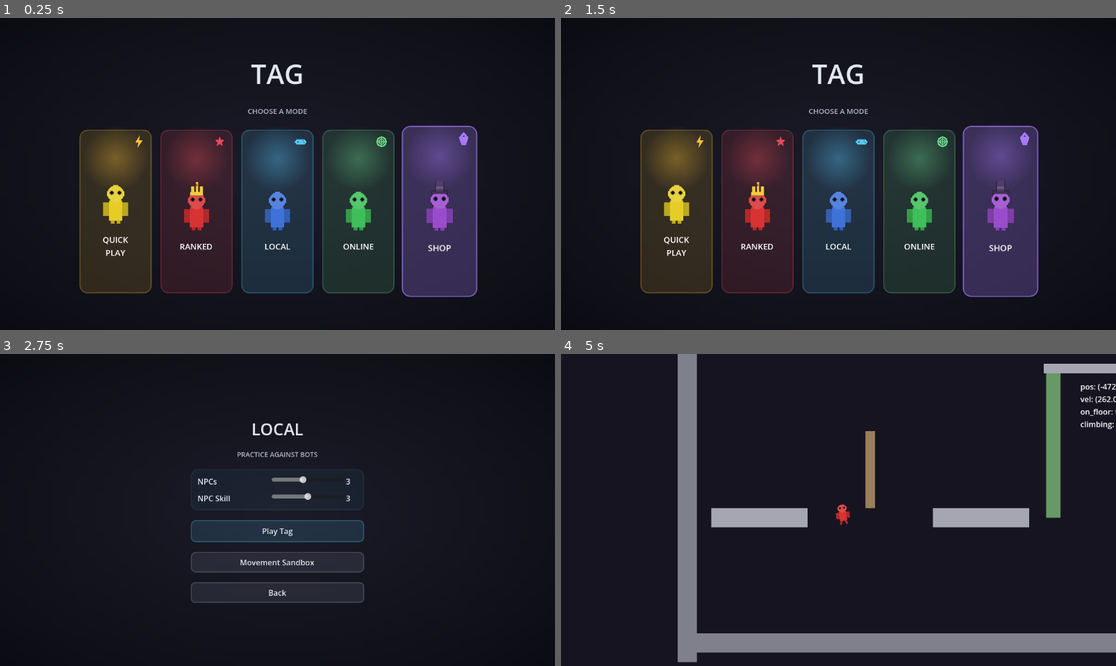
Above: before the commit, frames 1-4 (two rows, left to right).
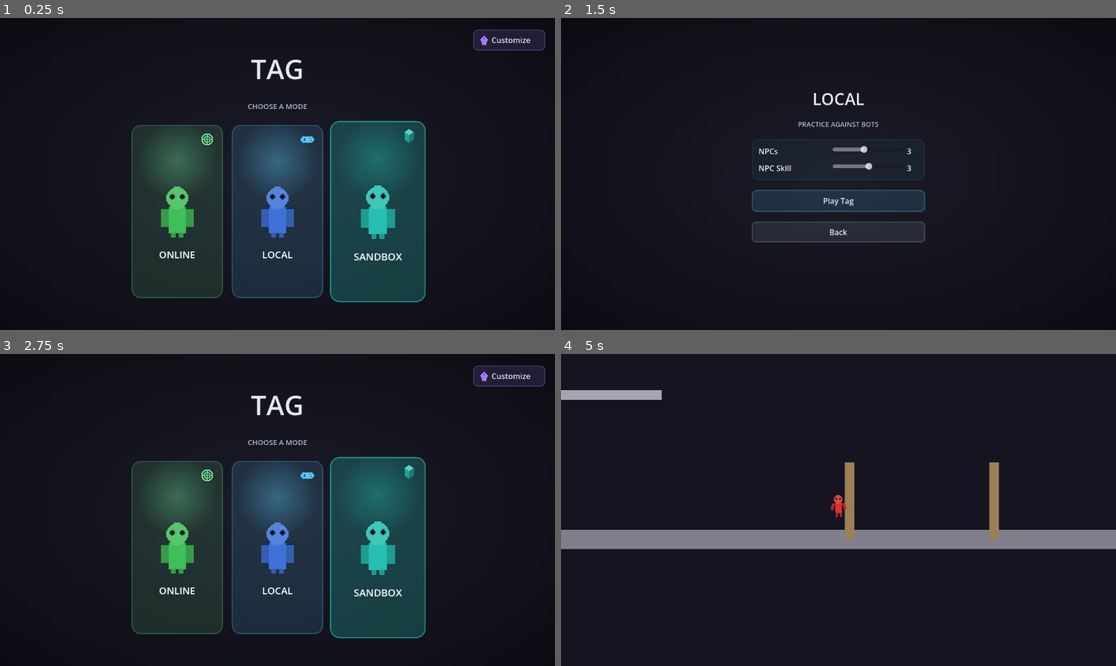
Above: after the commit, the same moments.

Repository: SumDumIdiut/tag
Game: Godot game, scene res://main/bootstrap.tscn
Two runs of this game, one before a commit and one after it. Both use one fixed random seed, a clock stepped at 60 frames per second and the inputs below.
Inputs (mouse positions are in pixels of both pictures, inside the frame that each line leads up to):
- Up to frame 1 (0.25 s): no input
- Up to frame 2 (1.5 s): click (677, 211) at 0.52 s; click (838, 227) at 1.25 s, where only the run before the commit has a clickable "Cancel"
- Up to frame 3 (2.75 s): click (277, 569) at 2 s, where only the run after the commit has a clickable "Back"
- Up to frame 4 (5 s): click (838, 563) at 2.75 s, where only the run before the commit has a clickable "Movement Sandbox"; click (838, 538) at 3.5 s, where only the run after the commit has a clickable "Play Tag"; move the mouse to (960, 494) at 4.27 s; hold D (move_right) from 4.28 s (still down); hold K (climb) from 4.28 s (still down); click (960, 494) at 4.42 s; tap Space (jump) at 4.52 s

The runs differ from the first frame. In frame 1, 28% of the frame differs, in the area x 14-99%, y 3-92%; in frame 2, 32%, in the area x 14-87%, y 14-90%; in frame 3, 25%; in frame 4, 20%.

Commit message:
Widen hitbox to cover head/arms and redesign menu flow around 3 modes
The capsule collider only covered the torso (x:+-10, y:-16..16),
missing the head entirely (extends to y=-31) and the arm tips
(x:+-13) -- swapped for a RectangleShape2D sized to the real visual
silhouette (26x47), keeping the same bottom edge so ground/floor
detection is unaffected.

Main menu is now three destinations -- Online, Local, Sandbox --
instead of five flat, unrelated ones. Quick Play and Ranked (each
still keeping their own identity color) plus Browse/Host/Direct
Connect all move one level down into an expanded Online hub; Sandbox
(movement_test.tscn) is promoted out of Local's menu to stand on its
own; Shop moves to a small persistent corner button since "customize
your character" isn't itself a mode to pick. Every screen that used to
jump straight back to the top-level main menu on cancel/leave/
disconnect now returns one level up to Online instead, matching where
it's actually reached from (host_setup/server_browser/
multiplayer_connect already did this correctly).

Diff:
--- a/game/main/lobby_browser.gd
+++ b/game/main/lobby_browser.gd
@@ -46,7 +46,7 @@
 
 func _on_disconnect_pressed() -> void:
 	NetworkManager.disconnect_from_server()
-	get_tree().change_scene_to_file("res://main/main_menu.tscn")
+	get_tree().change_scene_to_file("res://main/online_menu.tscn")
 
 func _on_disconnected() -> void:
-	get_tree().change_scene_to_file("res://main/main_menu.tscn")
+	get_tree().change_scene_to_file("res://main/online_menu.tscn")
--- a/game/main/lobby_room.gd
+++ b/game/main/lobby_room.gd
@@ -57,4 +57,4 @@
 	get_tree().change_scene_to_file("res://main/lobby_browser.tscn")
 
 func _on_disconnected() -> void:
-	get_tree().change_scene_to_file("res://main/main_menu.tscn")
+	get_tree().change_scene_to_file("res://main/online_menu.tscn")
--- a/game/main/local_menu.gd
+++ b/game/main/local_menu.gd
@@ -7,14 +7,12 @@
 @onready var skill_slider: HSlider = $VBox/SettingsPanel/SettingsBox/SkillRow/SkillSlider
 @onready var skill_value: Label = $VBox/SettingsPanel/SettingsBox/SkillRow/SkillValue
 @onready var start_button: Button = $VBox/StartButton
-@onready var sandbox_button: Button = $VBox/SandboxButton
 @onready var back_button: Button = $VBox/BackButton
 
 func _ready() -> void:
 	UIStyle.add_background(self)
 	$VBox/SettingsPanel.add_theme_stylebox_override("panel", UIStyle.panel_box(UIStyle.COLOR_LOCAL))
 	UIStyle.style_button(start_button, UIStyle.COLOR_LOCAL)
-	UIStyle.style_button(sandbox_button, UIStyle.COLOR_NEUTRAL)
 	UIStyle.style_back_button(back_button)
 
 	npc_count_slider.value = GameSettings.npc_count
@@ -25,7 +23,6 @@
 	npc_count_slider.value_changed.connect(_update_npc_count_label)
 	skill_slider.value_changed.connect(_update_skill_label)
 	start_button.pressed.connect(_on_start_pressed)
-	sandbox_button.pressed.connect(_on_sandbox_pressed)
 	back_button.pressed.connect(_on_back_pressed)
 
 func _update_npc_count_label(value: float) -> void:
@@ -39,8 +36,5 @@
 	GameSettings.npc_skill = int(skill_slider.value)
 	get_tree().change_scene_to_file("res://main/game.tscn")
 
-func _on_sandbox_pressed() -> void:
-	get_tree().change_scene_to_file("res://main/movement_test.tscn")
-
 func _on_back_pressed() -> void:
 	get_tree().change_scene_to_file("res://main/main_menu.tscn")
--- a/game/main/local_menu.tscn
+++ b/game/main/local_menu.tscn
@@ -93,11 +93,6 @@
 custom_minimum_size = Vector2(0, 46)
 text = "Play Tag"
 
-[node name="SandboxButton" type="Button" parent="VBox"]
-layout_mode = 2
-custom_minimum_size = Vector2(0, 40)
-text = "Movement Sandbox"
-
 [node name="BackButton" type="Button" parent="VBox"]
 layout_mode = 2
 custom_minimum_size = Vector2(0, 36)
--- a/game/main/main_menu.gd
+++ b/game/main/main_menu.gd
@@ -4,25 +4,22 @@
 const CharacterPreviewScene := preload("res://ui/character_preview.gd")
 const UIStyle := preload("res://ui/ui_style.gd")
 
-# Each mode gets its own tall vertical bar (not a plain stacked list of
-# buttons) laid out side by side in ModeBar, so the whole set reads as one
-# menu at a glance rather than a list to scroll down. Colors here are the
-# source of truth other screens pull from (see UIStyle.COLOR_*) so a mode's
-# sub-screens carry the same identity color as its bar. `skin`/`hat` pick
-# which real in-game character (see CharacterPreview) fronts each bar --
-# built-in skin colors happen to line up 1:1 with the bar accent colors, so
-# the character reads as "belonging" to its bar rather than a mismatched
-# color. `icon` is a small corner badge kept alongside the character for an
-# at-a-glance symbol (lightning/star/etc.), not the star of the button.
+# Three top-level destinations, each fanning out to its own related
+# sub-screens instead of a flat list of five unrelated modes: ONLINE now
+# covers everything network-related (quick play, ranked, browse/host/direct
+# connect -- see online_menu.tscn), LOCAL is bot practice, SANDBOX is the
+# raw movement-testing arena (movement_test.tscn), promoted out of Local's
+# menu to stand on its own. Shop doesn't fit "a mode to play" so it isn't
+# one of the three bars -- see the small corner button built in _ready()
+# instead. skin/hat pick which real in-game character (see CharacterPreview)
+# fronts each bar -- built-in skin colors line up 1:1 with the bar accents.
 const MODES := [
-	{"label": "QUICK\nPLAY", "icon": "bolt", "color": UIStyle.COLOR_QUICKPLAY, "skin": "yellow", "hat": "", "scene": "res://main/quick_play.tscn"},
-	{"label": "RANKED", "icon": "star", "color": UIStyle.COLOR_RANKED, "skin": "red", "hat": "crown", "scene": "res://main/ranked_queue.tscn"},
+	{"label": "ONLINE", "icon": "globe", "color": UIStyle.COLOR_ONLINE, "skin": "green", "hat": "", "scene": "res://main/online_menu.tscn"},
 	{"label": "LOCAL", "icon": "controller", "color": UIStyle.COLOR_LOCAL, "skin": "blue", "hat": "", "scene": "res://main/local_menu.tscn"},
-	{"label": "ONLINE", "icon": "globe", "color": UIStyle.COLOR_ONLINE, "skin": "green", "hat": "", "scene": "res://main/online_menu.tscn"},
-	{"label": "SHOP", "icon": "tag", "color": UIStyle.COLOR_SHOP, "skin": "purple", "hat": "tophat", "scene": "res://main/shop.tscn"},
+	{"label": "SANDBOX", "icon": "box", "color": UIStyle.COLOR_SANDBOX, "skin": "teal", "hat": "", "scene": "res://main/movement_test.tscn"},
 ]
 
-const BAR_SIZE := Vector2(150, 340)
+const BAR_SIZE := Vector2(190, 360)
 
 @onready var mode_bar: HBoxContainer = $VBox/ModeBar
 
@@ -30,6 +27,7 @@
 	UIStyle.add_background(self)
 	for mode in MODES:
 		mode_bar.add_child(_build_bar(mode))
+	_build_shop_button()
 
 func _build_bar(mode: Dictionary) -> Button:
 	var color: Color = mode["color"]
@@ -38,7 +36,7 @@
 	btn.custom_minimum_size = BAR_SIZE
 	btn.focus_mode = Control.FOCUS_ALL
 	btn.clip_contents = true
-	UIStyle.style_button(btn, color, 16)
+	UIStyle.style_button(btn, color, 18)
 	btn.pressed.connect(_on_mode_pressed.bind(mode["scene"]))
 
 	# A soft radial glow behind the character, in the bar's own color --
@@ -50,32 +48,33 @@
 	glow.texture = _glow_texture(color)
 	glow.stretch_mode = TextureRect.STRETCH_SCALE
 	glow.set_anchors_preset(Control.PRESET_CENTER_TOP)
-	glow.position = Vector2(-70, -10)
-	glow.custom_minimum_size = Vector2(140, 140)
-	glow.size = Vector2(140, 140)
+	glow.position = Vector2(-85, -10)
+	glow.custom_minimum_size = Vector2(170, 170)
+	glow.size = Vector2(170, 170)
 	btn.add_child(glow)
 
 	var layout := VBoxContainer.new()
 	layout.mouse_filter = Control.MOUSE_FILTER_IGNORE
 	layout.set_anchors_preset(Control.PRESET_FULL_RECT)
 	layout.alignment = BoxContainer.ALIGNMENT_CENTER
-	layout.add_theme_constant_override("separation", 14)
+	layout.add_theme_constant_override("separation", 18)
 	btn.add_child(layout)
 
 	var portrait_wrap := CenterContainer.new()
 	portrait_wrap.mouse_filter = Control.MOUSE_FILTER_IGNORE
-	portrait_wrap.custom_minimum_size = Vector2(0, 130)
+	portrait_wrap.custom_minimum_size = Vector2(0, 160)
 	layout.add_child(portrait_wrap)
 	var portrait = CharacterPreviewScene.new()
 	portrait.skin_id = mode["skin"]
 	portrait.hat_id = mode["hat"]
-	portrait.custom_minimum_size = Vector2(90, 116)
+	portrait.zoom = 2.6
+	portrait.custom_minimum_size = Vector2(120, 154)
 	portrait_wrap.add_child(portrait)
 
 	var label := Label.new()
 	label.text = mode["label"]
 	label.horizontal_alignment = HORIZONTAL_ALIGNMENT_CENTER
-	label.add_theme_font_size_override("font_size", 17)
+	label.add_theme_font_size_override("font_size", 20)
 	label.add_theme_color_override("font_color", Color.WHITE)
 	label.mouse_filter = Control.MOUSE_FILTER_IGNORE
 	layout.add_child(label)
@@ -85,13 +84,13 @@
 	var badge_wrap := Control.new()
 	badge_wrap.mouse_filter = Control.MOUSE_FILTER_IGNORE
 	badge_wrap.set_anchors_preset(Control.PRESET_TOP_RIGHT)
-	badge_wrap.position = Vector2(-38, 12)
-	badge_wrap.custom_minimum_size = Vector2(26, 26)
+	badge_wrap.position = Vector2(-46, 14)
+	badge_wrap.custom_minimum_size = Vector2(30, 32)
 	btn.add_child(badge_wrap)
 	var badge := ModeIconScene.new()
 	badge.icon_type = mode["icon"]
 	badge.icon_color = color
-	badge.custom_minimum_size = Vector2(22, 26)
+	badge.custom_minimum_size = Vector2(26, 32)
 	badge_wrap.add_child(badge)
 
 	return btn
@@ -104,9 +103,38 @@
 	tex.fill = GradientTexture2D.FILL_RADIAL
 	tex.fill_from = Vector2(0.5, 0.5)
 	tex.fill_to = Vector2(1.0, 0.5)
-	tex.width = 140
-	tex.height = 140
+	tex.width = 170
+	tex.height = 170
 	return tex
+
+## A small persistent button, not one of the three mode bars -- customizing
+## your character isn't itself "a mode to play," it's available no matter
+## which mode you're about to pick, so it lives in its own corner instead of
+## competing with the three real destinations for equal visual weight.
+func _build_shop_button() -> void:
+	var btn := Button.new()
+	btn.text = "  Customize"
+	btn.custom_minimum_size = Vector2(150, 44)
+	btn.focus_mode = Control.FOCUS_ALL
+	UIStyle.style_button(btn, UIStyle.COLOR_SHOP, 10)
+	btn.set_anchors_preset(Control.PRESET_TOP_RIGHT)
+	btn.grow_horizontal = Control.GROW_DIRECTION_BEGIN
+	btn.position = Vector2(-170, 24)
+	btn.pressed.connect(_on_mode_pressed.bind("res://main/shop.tscn"))
+
+	var icon_wrap := Control.new()
+	icon_wrap.mouse_filter = Control.MOUSE_FILTER_IGNORE
+	icon_wrap.set_anchors_preset(Control.PRESET_CENTER_LEFT)
+	icon_wrap.position = Vector2(14, -10)
+	icon_wrap.custom_minimum_size = Vector2(20, 20)
+	btn.add_child(icon_wrap)
+	var icon := ModeIconScene.new()
+	icon.icon_type = "tag"
+	icon.icon_color = UIStyle.COLOR_SHOP
+	icon.custom_minimum_size = Vector2(18, 20)
+	icon_wrap.add_child(icon)
+
+	add_child(btn)
 
 func _on_mode_pressed(scene_path: String) -> void:
 	get_tree().change_scene_to_file(scene_path)
--- a/game/main/online_menu.gd
+++ b/game/main/online_menu.gd
@@ -2,6 +2,8 @@
 
 const UIStyle := preload("res://ui/ui_style.gd")
 
+@onready var quick_play_button: Button = $VBox/MatchmakingRow/QuickPlayButton
+@onready var ranked_button: Button = $VBox/MatchmakingRow/RankedButton
 @onready var browse_button: Button = $VBox/BrowseButton
 @onready var host_button: Button = $VBox/HostButton
 @onready var direct_connect_button: Button = $VBox/DirectConnectButton
@@ -9,15 +11,29 @@
 
 func _ready() -> void:
 	UIStyle.add_background(self)
+	# Quick Play/Ranked keep their own identity color (matching their main
+	# menu bar, back when they had one) even though they now live one level
+	# under Online's own green -- they're still visually "their own thing,"
+	# just reached from here instead of the top level.
+	UIStyle.style_button(quick_play_button, UIStyle.COLOR_QUICKPLAY)
+	UIStyle.style_button(ranked_button, UIStyle.COLOR_RANKED)
 	UIStyle.style_button(browse_button, UIStyle.COLOR_ONLINE)
 	UIStyle.style_button(host_button, UIStyle.COLOR_ONLINE)
 	UIStyle.style_button(direct_connect_button, UIStyle.COLOR_NEUTRAL)
 	UIStyle.style_back_button(back_button)
 
+	quick_play_button.pressed.connect(_on_quick_play_pressed)
+	ranked_button.pressed.connect(_on_ranked_pressed)
 	browse_button.pressed.connect(_on_browse_pressed)
 	host_button.pressed.connect(_on_host_pressed)
 	direct_connect_button.pressed.connect(_on_direct_connect_pressed)
 	back_button.pressed.connect(_on_back_pressed)
+
+func _on_quick_play_pressed() -> void:
+	get_tree().change_scene_to_file("res://main/quick_play.tscn")
+
+func _on_ranked_pressed() -> void:
+	get_tree().change_scene_to_file("res://main/ranked_queue.tscn")
 
 func _on_browse_pressed() -> void:
 	get_tree().change_scene_to_file("res://main/server_browser.tscn")
--- a/game/main/online_menu.tscn
+++ b/game/main/online_menu.tscn
@@ -20,10 +20,10 @@
 anchor_top = 0.5
 anchor_right = 0.5
 anchor_bottom = 0.5
-offset_left = -170.0
-offset_top = -130.0
-offset_right = 170.0
-offset_bottom = 130.0
+offset_left = -180.0
+offset_top = -220.0
+offset_right = 180.0
+offset_bottom = 220.0
 theme_override_constants/separation = 16
 
 [node name="Title" type="Label" parent="VBox"]
@@ -39,14 +39,33 @@
 horizontal_alignment = 1
 text = "PLAY WITH OTHERS"
 
+[node name="MatchmakingRow" type="HBoxContainer" parent="VBox"]
+layout_mode = 2
+theme_override_constants/separation = 12
+
+[node name="QuickPlayButton" type="Button" parent="VBox/MatchmakingRow"]
+layout_mode = 2
+size_flags_horizontal = 3
+custom_minimum_size = Vector2(0, 56)
+text = "Quick Play"
+
+[node name="RankedButton" type="Button" parent="VBox/MatchmakingRow"]
+layout_mode = 2
+size_flags_horizontal = 3
+custom_minimum_size = Vector2(0, 56)
+text = "Ranked"
+
+[node name="Divider" type="HSeparator" parent="VBox"]
+layout_mode = 2
+
 [node name="BrowseButton" type="Button" parent="VBox"]
 layout_mode = 2
-custom_minimum_size = Vector2(0, 46)
+custom_minimum_size = Vector2(0, 44)
 text = "Browse Servers"
 
 [node name="HostButton" type="Button" parent="VBox"]
 layout_mode = 2
-custom_minimum_size = Vector2(0, 46)
+custom_minimum_size = Vector2(0, 44)
 text = "Host Server"
 
 [node name="DirectConnectButton" type="Button" parent="VBox"]
--- a/game/main/quick_play.gd
+++ b/game/main/quick_play.gd
@@ -134,7 +134,7 @@
 	# server that's already dead if the kill happens first.
 	NetworkManager.disconnect_from_server()
 	_spawner.kill_child()
-	get_tree().change_scene_to_file("res://main/main_menu.tscn")
+	get_tree().change_scene_to_file("res://main/online_menu.tscn")
 
 ## A small pulsing bolt icon over the status text -- makes the wait feel
 ## alive instead of a static label, matching the Quick Play bar's own icon
--- a/game/main/ranked_queue.gd
+++ b/game/main/ranked_queue.gd
@@ -122,7 +122,7 @@
 	_http.cancel_request()
 	NetworkManager.disconnect_from_server()
 	_spawner.kill_child()
-	get_tree().change_scene_to_file("res://main/main_menu.tscn")
+	get_tree().change_scene_to_file("res://main/online_menu.tscn")
 
 ## A small pulsing star icon over the status text, matching the Ranked
 ## bar's own icon/color from the main menu.
--- a/game/npc/npc.tscn
+++ b/game/npc/npc.tscn
@@ -2,9 +2,8 @@
 
 [ext_resource type="Script" path="res://npc/npc.gd" id="1"]
 
-[sub_resource type="CapsuleShape2D" id="CapsuleShape2D_body"]
-radius = 10.0
-height = 32.0
+[sub_resource type="RectangleShape2D" id="RectangleShape2D_body"]
+size = Vector2(26, 47)
 
 [node name="NPC" type="CharacterBody2D"]
 collision_layer = 2
@@ -12,7 +11,8 @@
 script = ExtResource("1")
 
 [node name="CollisionShape2D" type="CollisionShape2D" parent="."]
-shape = SubResource("CapsuleShape2D_body")
+position = Vector2(0, -7.5)
+shape = SubResource("RectangleShape2D_body")
 
 [node name="Visual" type="Node2D" parent="."]
 
--- a/game/player/player.tscn
+++ b/game/player/player.tscn
@@ -2,9 +2,8 @@
 
 [ext_resource type="Script" path="res://player/player.gd" id="1"]
 
-[sub_resource type="CapsuleShape2D" id="CapsuleShape2D_body"]
-radius = 10.0
-height = 32.0
+[sub_resource type="RectangleShape2D" id="RectangleShape2D_body"]
+size = Vector2(26, 47)
 
 [node name="Player" type="CharacterBody2D"]
 collision_layer = 2
@@ -12,7 +11,8 @@
 script = ExtResource("1")
 
 [node name="CollisionShape2D" type="CollisionShape2D" parent="."]
-shape = SubResource("CapsuleShape2D_body")
+position = Vector2(0, -7.5)
+shape = SubResource("RectangleShape2D_body")
 
 [node name="Visual" type="Node2D" parent="."]
 
--- a/game/ui/mode_icon.gd
+++ b/game/ui/mode_icon.gd
@@ -57,5 +57,27 @@
 				pts[i] = pts[i] * s
 			draw_colored_polygon(pts, icon_color)
 			draw_circle(Vector2(0.5, 0.34) * s, s.x * 0.07, icon_color.darkened(0.6))
+		"box":
+			# An isometric crate -- three shaded quads (top/left/right faces)
+			# read as a single 3D box at a glance, standing in for "a place
+			# to play around/test things" the way a physical sandbox would.
+			var top := PackedVector2Array([
+				Vector2(0.5, 0.05), Vector2(0.85, 0.25), Vector2(0.5, 0.45), Vector2(0.15, 0.25),
+			])
+			var left := PackedVector2Array([
+				Vector2(0.15, 0.25), Vector2(0.5, 0.45), Vector2(0.5, 0.92), Vector2(0.15, 0.72),
+			])
+			var right := PackedVector2Array([
+				Vector2(0.85, 0.25), Vector2(0.5, 0.45), Vector2(0.5, 0.92), Vector2(0.85, 0.72),
+			])
+			for i in top.size():
+				top[i] *= s
+			for i in left.size():
+				left[i] *= s
+			for i in right.size():
+				right[i] *= s
+			draw_colored_polygon(top, icon_color.lightened(0.25))
+			draw_colored_polygon(left, icon_color.darkened(0.15))
+			draw_colored_polygon(right, icon_color.darkened(0.35))
 		_:
 			draw_circle(c, s.x * 0.4, icon_color)
--- a/game/ui/ui_style.gd
+++ b/game/ui/ui_style.gd
@@ -16,6 +16,7 @@
 const COLOR_LOCAL := Color(0.35, 0.78, 0.98)
 const COLOR_ONLINE := Color(0.42, 0.85, 0.55)
 const COLOR_SHOP := Color(0.65, 0.48, 0.98)
+const COLOR_SANDBOX := Color(0.15, 0.75, 0.7)
 const COLOR_NEUTRAL := Color(0.6, 0.63, 0.72)
 
 const BG_TOP := Color(0.106, 0.11, 0.157)
